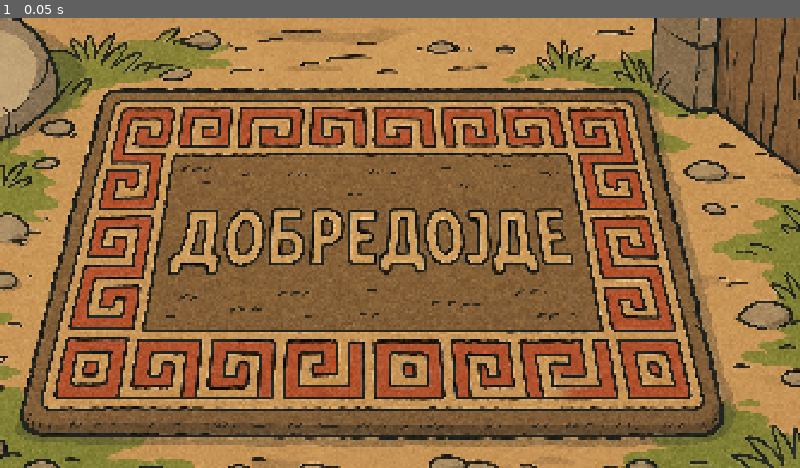
Above: before the commit, frame 1.
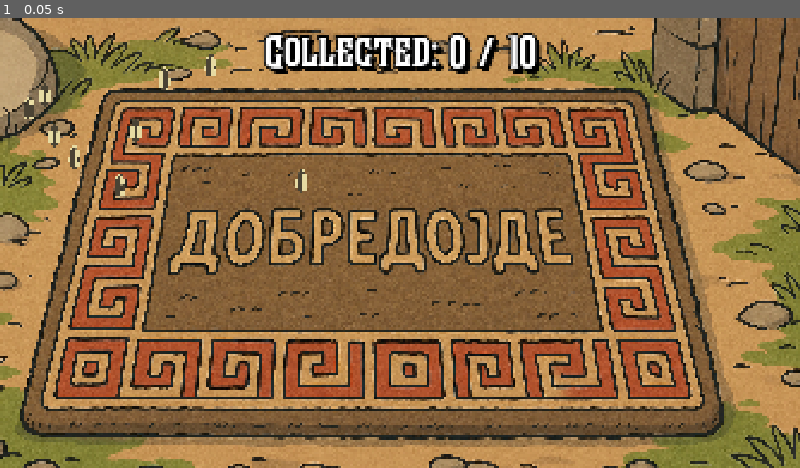
Above: after the commit, the same moment.

Repository: thepetertessier/count-to-infinity
Game: Godot game, scene res://scenes/base_grain_collection_stage.tscn
The game is run twice, just before and just after one commit, with the same random seed, the same clock (stepped at 60 frames per second) and the same inputs.
Inputs:
- Up to frame 1 (0.05 s): no input

The runs differ from the first frame. In frame 1, 2.9% of the frame differs, in the area x 3-68%, y 3-40%.

Commit message:
sunflower spawns

Diff:
--- a/project.godot
+++ b/project.godot
@@ -21,7 +21,6 @@
 window/size/viewport_height=1080
 window/stretch/mode="canvas_items"
 window/stretch/aspect="expand"
-mouse_cursor/custom_image="uid://vk161026fer7"
 
 [rendering]
 
--- a/scenes/base_grain_collection_stage.tscn
+++ b/scenes/base_grain_collection_stage.tscn
@@ -1,7 +1,11 @@
-[gd_scene load_steps=3 format=3 uid="uid://8tjc4f5850sp"]
+[gd_scene load_steps=7 format=3 uid="uid://8tjc4f5850sp"]
 
 [ext_resource type="Script" uid="uid://cmv6nfg03y3to" path="res://scripts/base_grain_collection_stage.gd" id="1_8hmx6"]
+[ext_resource type="PackedScene" uid="uid://bhlwryr07um32" path="res://scenes/sunflower_seed.tscn" id="2_lpafe"]
 [ext_resource type="Texture2D" uid="uid://baq41oljxvvfg" path="res://assets/images/macedonia_welcome_mat.png" id="2_omdvx"]
+[ext_resource type="Script" uid="uid://bt07xyuwly61l" path="res://scripts/cursor_manager.gd" id="3_jkvj8"]
+[ext_resource type="Script" uid="uid://bdunv81ygpaoj" path="res://scripts/grain_manager.gd" id="4_birqw"]
+[ext_resource type="FontFile" uid="uid://drnqnibw60daw" path="res://assets/images/Firlest-Regular.otf" id="5_r4wbf"]
 
 [node name="BaseGrainCollectionStage" type="Control"]
 layout_mode = 3
@@ -11,6 +15,7 @@
 grow_horizontal = 2
 grow_vertical = 2
 script = ExtResource("1_8hmx6")
+grain_scene = ExtResource("2_lpafe")
 
 [node name="Background" type="TextureRect" parent="."]
 layout_mode = 1
@@ -24,3 +29,29 @@
 size_flags_horizontal = 4
 size_flags_vertical = 4
 texture = ExtResource("2_omdvx")
+
+[node name="CursorManager" type="Node" parent="."]
+script = ExtResource("3_jkvj8")
+
+[node name="GrainManager" type="Node2D" parent="."]
+script = ExtResource("4_birqw")
+
+[node name="GrainCountLabel" type="Label" parent="."]
+layout_mode = 1
+anchors_preset = 5
+anchor_left = 0.5
+anchor_right = 0.5
+offset_left = -286.5
+offset_top = 43.0
+offset_right = 286.5
+offset_bottom = 153.0
+grow_horizontal = 2
+theme_override_colors/font_shadow_color = Color(0, 0, 0, 1)
+theme_override_constants/shadow_offset_x = 10
+theme_override_constants/shadow_offset_y = 10
+theme_override_constants/outline_size = 20
+theme_override_constants/shadow_outline_size = 10
+theme_override_fonts/font = ExtResource("5_r4wbf")
+theme_override_font_sizes/font_size = 100
+text = "Collected: X / X"
+horizontal_alignment = 1
--- a/scenes/resting_menu.tscn
+++ b/scenes/resting_menu.tscn
@@ -473,6 +473,7 @@
 [node name="Music" type="AudioStreamPlayer2D" parent="."]
 stream = ExtResource("15_sj1uh")
 
+[connection signal="pressed" from="NewRunBtn" to="." method="_on_new_run_btn_pressed"]
 [connection signal="pressed" from="SpeedDemonUpgradeBtn" to="." method="_on_speed_demon_upgrade_btn_pressed"]
 [connection signal="pressed" from="AutoFingersUpgradeBtn" to="." method="_on_auto_fingers_upgrade_btn_pressed"]
 [connection signal="pressed" from="PowerfulFingersUpgradeBtn" to="." method="_on_powerful_fingers_upgrade_btn_pressed"]
--- /dev/null
+++ b/scenes/sunflower_seed.tscn
@@ -0,0 +1,26 @@
+[gd_scene load_steps=5 format=3 uid="uid://bhlwryr07um32"]
+
+[ext_resource type="Texture2D" uid="uid://bh8wp0xuohbcr" path="res://assets/images/sunflower_seed.png" id="1_05ma5"]
+[ext_resource type="Script" uid="uid://d17kionsicbpp" path="res://scripts/sunflower_seed.gd" id="2_gr5ta"]
+[ext_resource type="Script" uid="uid://ba6hb2tp48esr" path="res://scripts/grain_area_2d.gd" id="3_i1gwa"]
+
+[sub_resource type="CapsuleShape2D" id="CapsuleShape2D_gr5ta"]
+radius = 14.0
+height = 58.0
+
+[node name="SunflowerSeed" type="Node2D"]
+script = ExtResource("2_gr5ta")
+
+[node name="Sprite2D" type="Sprite2D" parent="."]
+rotation = 0.785398
+scale = Vector2(0.08, 0.08)
+texture = ExtResource("1_05ma5")
+
+[node name="Area2D" type="Area2D" parent="."]
+script = ExtResource("3_i1gwa")
+
+[node name="CollisionShape2D" type="CollisionShape2D" parent="Area2D"]
+position = Vector2(-1, 1)
+shape = SubResource("CapsuleShape2D_gr5ta")
+
+[connection signal="clicked" from="Area2D" to="." method="_on_area_2d_clicked"]
--- a/scripts/base_grain_collection_stage.gd
+++ b/scripts/base_grain_collection_stage.gd
@@ -1,11 +1,11 @@
 extends Control
 
+@export var grain_scene: PackedScene         # Drag your Rice.tscn into this field.
+@export var grain_count_min: int = 10       # Minimum number of grains to generate.
+@export var grain_count_max: int = 20       # Maximum number of grains to generate.
+@export var screen_margin: float = 50.0     # Margin to avoid spawning too close to edges.
 
-# Called when the node enters the scene tree for the first time.
+@onready var grain_manager: Node2D = $GrainManager
+
 func _ready() -> void:
-	pass # Replace with function body.
-
-
-# Called every frame. 'delta' is the elapsed time since the previous frame.
-func _process(delta: float) -> void:
-	pass
+	grain_manager.set_stage(grain_scene, grain_count_min, grain_count_max, screen_margin)
--- /dev/null
+++ b/scripts/cursor_manager.gd
@@ -0,0 +1,6 @@
+extends Node
+
+const VAMPIRE_HAND = preload("res://assets/images/vampire_hand.png")
+
+func _ready() -> void:
+	Input.set_custom_mouse_cursor(VAMPIRE_HAND, 0, Vector2(13,0))
--- /dev/null
+++ b/scripts/grain_area_2d.gd
@@ -0,0 +1,10 @@
+extends Area2D
+
+# Define a signal to inform the main scene when the grain is clicked.
+signal clicked
+
+# Handle input events (mouse click events) on this Area2D.
+func _input_event(viewport, event, shape_idx):
+	if event is InputEventMouseButton and event.pressed:
+		clicked.emit()  # Emit the clicked signal.
+		queue_free()            # Remove this grain from the scene after collection.
--- /dev/null
+++ b/scripts/grain_manager.gd
@@ -0,0 +1,52 @@
+extends Node2D
+
+var total_grains: int = 0
+var collected_count: int = 0
+
+# Get the label node for updating UI. Adjust the path if needed.
+@onready var grain_count_label: Label = $"../GrainCountLabel"
+
+func _ready():
+	randomize()
+
+func set_stage(grain_scene: PackedScene, grain_count_min: int, grain_count_max: int, screen_margin: float):
+	# Randomly decide the number of grain to spawn.
+	total_grains = randi() % (grain_count_max - grain_count_min + 1) + grain_count_min
+
+	# Spawn each grain.
+	for i in range(total_grains):
+		spawn_grain(grain_scene, screen_margin)
+
+	update_ui()
+
+# Function to spawn a grain in a random position.
+func spawn_grain(grain_scene, screen_margin):
+	var grain = grain_scene.instantiate()
+	add_child(grain)
+	var viewport_size = get_viewport().size
+	grain.position = Vector2(
+		randf_range(screen_margin, viewport_size.x - screen_margin),
+		randf_range(screen_margin, viewport_size.y - screen_margin)
+	)
+	#grain.rotatation = randf_range(-1, 1)
+
+	# Connect the signal from the grain when clicked.
+	grain.clicked.connect(_on_grain_clicked)
+
+# Callback for when a grain is clicked.
+func _on_grain_clicked():
+	collected_count += 1
+	update_ui()
+
+	# Check if all grains are collected.
+	if collected_count >= total_grains:
+		stage_complete()
+
+# Update the UI label.
+func update_ui():
+	grain_count_label.text = "Collected: " + str(collected_count) + " / " + str(total_grains)
+
+# Called when the stage is complete.
+func stage_complete():
+	grain_count_label.text = "Stage Complete!"
+	# Optionally, you can implement further stage-completion logic here.
--- a/scripts/resting_menu.gd
+++ b/scripts/resting_menu.gd
@@ -1,12 +1,16 @@
 extends Control
 
 @export var stats: PlayerStats
+const BASE_GRAIN_COLLECTION_STAGE := preload("res://scenes/base_grain_collection_stage.tscn")
 
 var upgrade_selected
 var upgrade_cost
 
 # Called when the node enters the scene tree for the first time.
 func _ready() -> void:
+	# Reset after being set by run
+	Input.set_custom_mouse_cursor(null)
+
 	# sample lifetime grain count
 	var lifetime_grain_count_label = get_node("GrainCountContainer/LifetimeGrainCount")
 	lifetime_grain_count_label.text = str(stats.lifetime_grain_count)
@@ -95,3 +99,7 @@
 		upgrade_cost = 200 * stats.long_fingers_level
 
 	blood_cost_label.text = str(upgrade_cost)
+
+
+func _on_new_run_btn_pressed() -> void:
+	get_tree().change_scene_to_packed(BASE_GRAIN_COLLECTION_STAGE)
--- /dev/null
+++ b/scripts/sunflower_seed.gd
@@ -0,0 +1,6 @@
+extends Node2D
+
+signal clicked
+
+func _on_area_2d_clicked() -> void:
+	clicked.emit()
Binary file added: assets/images/sunflower_seed.png
Not shown, added: assets/images/sunflower_seed.png.import
Binary file changed: assets/images/vampire_hand.png
Not shown: 1 places in scenes/resting_menu.tscn that only renumber resources
Not shown, added: scripts/cursor_manager.gd.uid
Not shown, added: scripts/grain_area_2d.gd.uid
Not shown, added: scripts/grain_manager.gd.uid
Not shown, added: scripts/sunflower_seed.gd.uid
